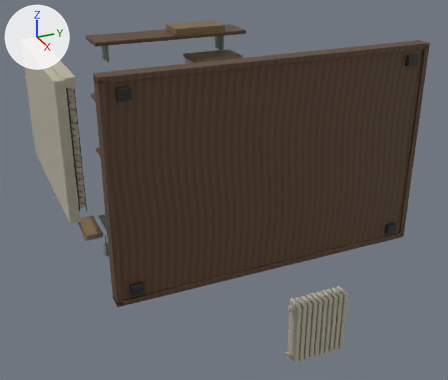
The FBX model unreal/ArtSource/Office/Export/SM_Office_Dressing.fbx as it was, and as the next commit left it.
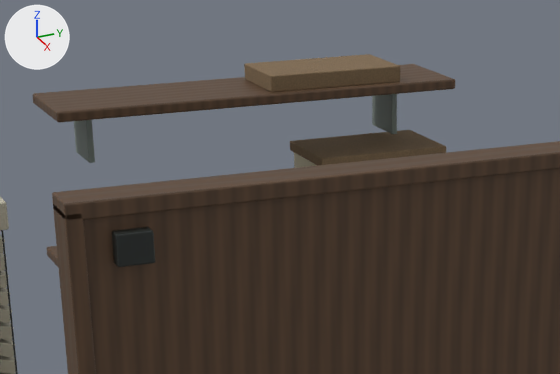
Each version is shown whole from a 50 mm camera at (4.79, -10.88, 3.22) aimed at (0.52, -8.96, 1.08), then close up on the part from 16% to 64% of the width and 0% to 37% of the height. Lighting does not change. The marker at upper left points along +X, +Y and +Z. The older version's two pictures come first.

Objects in the first close-up: 'SM_Office_Dressing'.
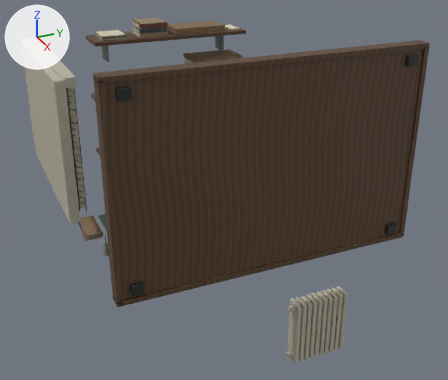
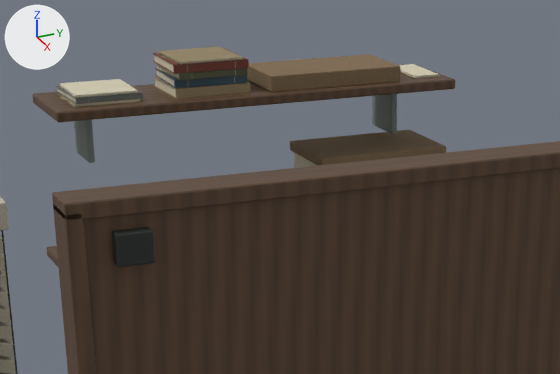
Boxes (x1, y1, x2, y2) around the edits, measured in the close-ups (560 x 374 px):
'SM_Office_Dressing', reshaped
    before: (0, 54, 560, 374)
    after: (0, 46, 560, 374)
part 1 of me_cube_1286, added
    after: (55, 46, 251, 107)
part 2 of me_cube_1286, added
    after: (399, 64, 439, 78)

The edits, one by one:
me_cube_1286 is used by ob_sm_office_dressing; location (0.0, 0.0, 0.0).
me_cube_1286 had 15848 vertices, 30860 faces and spanned x -0.84..1.78, y -10.33..-7.45, z 0.01..2.45.
me_cube_1286 now has 16599 vertices, 32012 faces and spans x -0.84..1.78, y -10.33..-7.45, z 0.01..2.45.
me_cube_1286 part 1: 332 vertices added at x -0.78..-0.52, y -9.65..-9.03, z 2.18..2.29.
me_cube_1286 part 2: 64 vertices added at x -0.76..-0.53, y -8.42..-8.32, z 2.18..2.19.
Other edits to the shape of me_cube_1286 do not show in these pictures.
